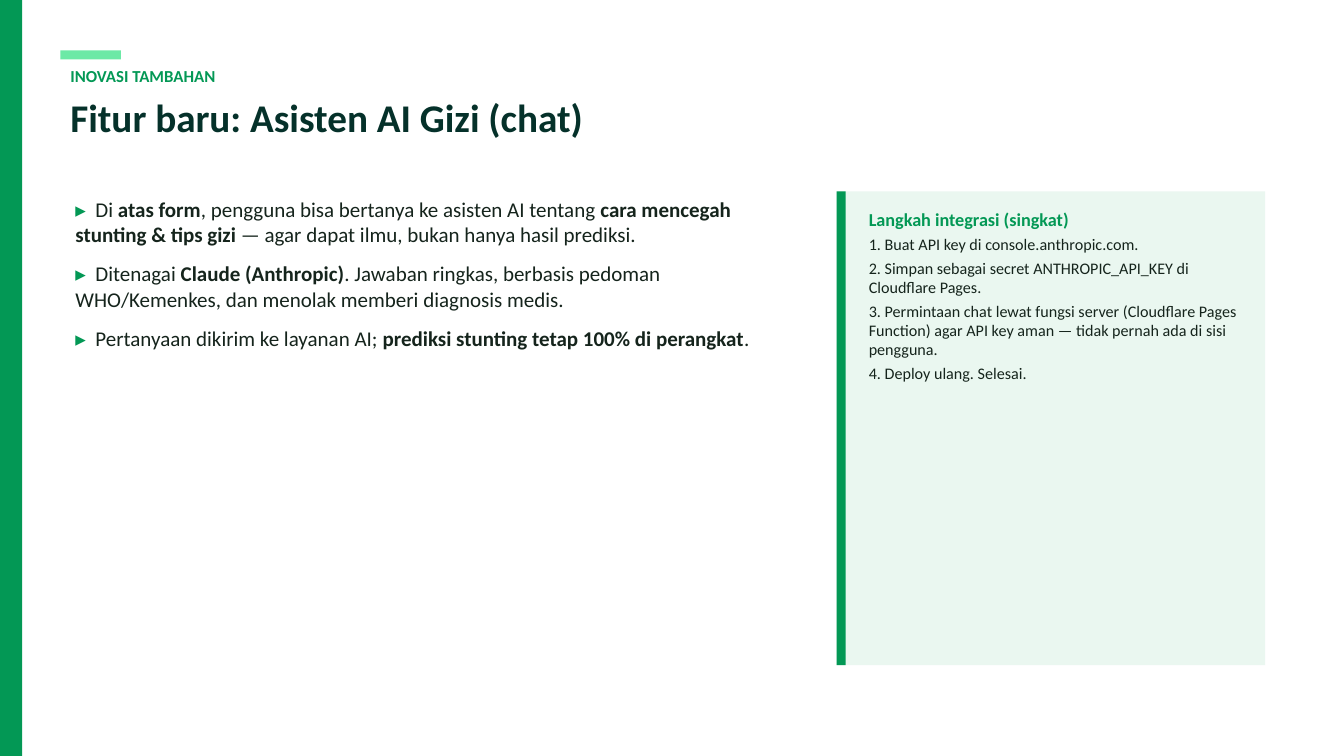
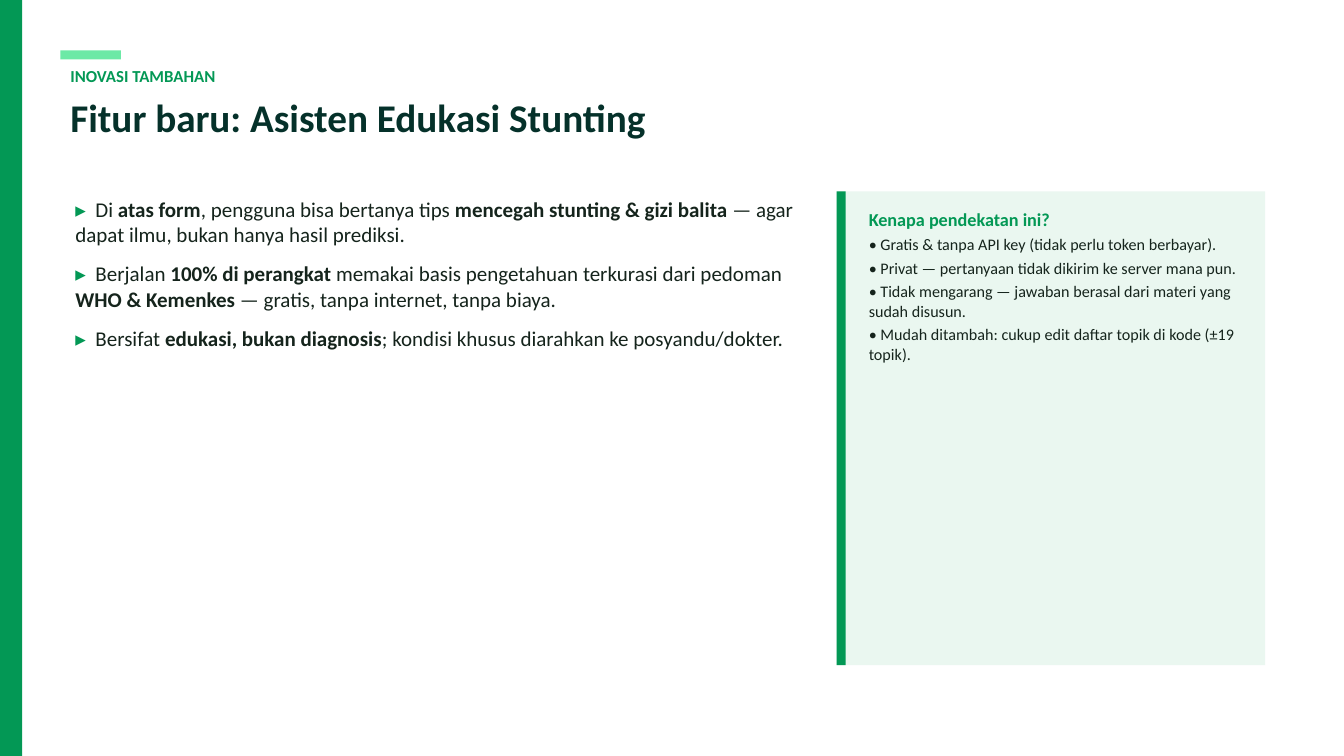
Before and after one commit to steffenkwik/machinelearning-ai, a slide deck: slide 12 of StuntCare_AI_Presentation.pptx. Drawn at 1344x756 pixels with LibreOffice and Linux fonts; fonts in the diff are those of the drawing. Boxes give left, top, right and bottom in pixels: in the first picture for what was removed or moved away, otherwise in the second. Text is boxed around its words. In the diff, an @@ line names an element or a change of style, - is before the commit and + after.

```diff
--- a/StuntCare_AI_Presentation.pptx
+++ b/StuntCare_AI_Presentation.pptx
@@ text at (70,104,645,139): text changed @@
-Fitur baru: Asisten AI Gizi (chat)
+Fitur baru: Asisten Edukasi Stunting
@@ text at (75,202,793,350): text changed @@
-▸ Di atas form, pengguna bisa bertanya ke asisten AI tentang cara mencegah stunting & tips gizi — agar dapat ilmu, bukan hanya hasil prediksi.
-▸ Ditenagai Claude (Anthropic). Jawaban ringkas, berbasis pedoman WHO/Kemenkes, dan menolak memberi diagnosis medis.
-▸ Pertanyaan dikirim ke layanan AI; prediksi stunting tetap 100% di perangkat.
+▸ Di atas form, pengguna bisa bertanya tips mencegah stunting & gizi balita — agar dapat ilmu, bukan hanya hasil prediksi.
+▸ Berjalan 100% di perangkat memakai basis pengetahuan terkurasi dari pedoman WHO & Kemenkes — gratis, tanpa internet, tanpa biaya.
+▸ Bersifat edukasi, bukan diagnosis; kondisi khusus diarahkan ke posyandu/dokter.
@@ text at (869,213,1235,363): text changed @@
-Langkah integrasi (singkat)
-1. Buat API key di console.anthropic.com.
-2. Simpan sebagai secret ANTHROPIC_API_KEY di Cloudflare Pages.
-3. Permintaan chat lewat fungsi server (Cloudflare Pages Function) agar API key aman — tidak pernah ada di sisi pengguna.
-4. Deploy ulang. Selesai.
+Kenapa pendekatan ini?
+• Gratis & tanpa API key (tidak perlu token berbayar).
+• Privat — pertanyaan tidak dikirim ke server mana pun.
+• Tidak mengarang — jawaban berasal dari materi yang sudah disusun.
+• Mudah ditambah: cukup edit daftar topik di kode (±19 topik).
```
Also in this commit, not shown: 7 other files.
